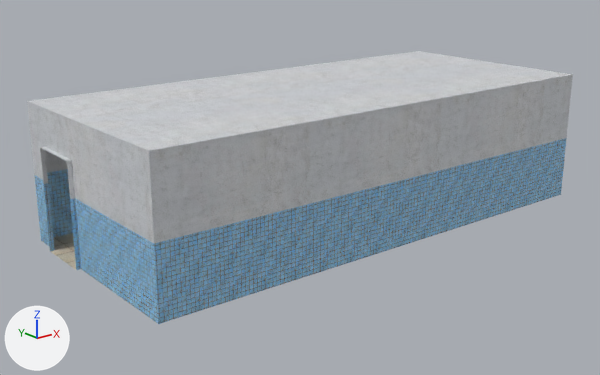
Renders of the FBX model Assets/GameModule/FBX/AsylumBuilding/MainToilet.fbx from each side of a commit.
Before and after are seen from a 50 mm lens placed at (-11.37, -12.62, 5.71), pointed at (-1.29, -0.03, 0.67). Arrows for +X, +Y and +Z are at lower left; the lights stay in place.

In view in the first picture: 'MainToilet'.
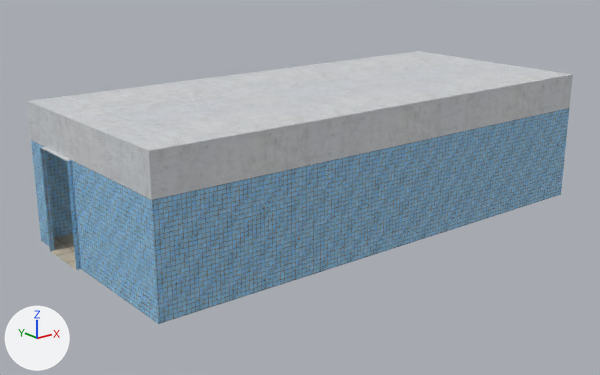
Pixel boxes [x1, y1, x2, y2] of what changed, in the pictures (600 x 375 px):
```json
{"part": 1, "of": "me_cube_017", "change": "recoloured", "before": [31, 108, 569, 243], "after": [31, 108, 569, 243], "on screen": "grey to blue"}
```

The change, as JSON lines over the scene's bpy script:
```json
{"block": "me_cube_017", "where": "me_cube_017.from_pydata(...)  # 68 vertices, 62 faces; spans x -5.07..5.23, y -2.42..2.2, z -1.0..1.7"}
{"block": "me_cube_017", "where": "# used by ob_maintoilet; location = (-0.95, 0.01, 1.0)"}
{"block": "me_cube_017", "change": "me_cube_017 part 1: all 14 faces centred in x -5.02..5.23, y -2.42..2.15, z 0.64 switch from mat_walltiled_5x5_blue to mat_tiles4_25x25"}
```
